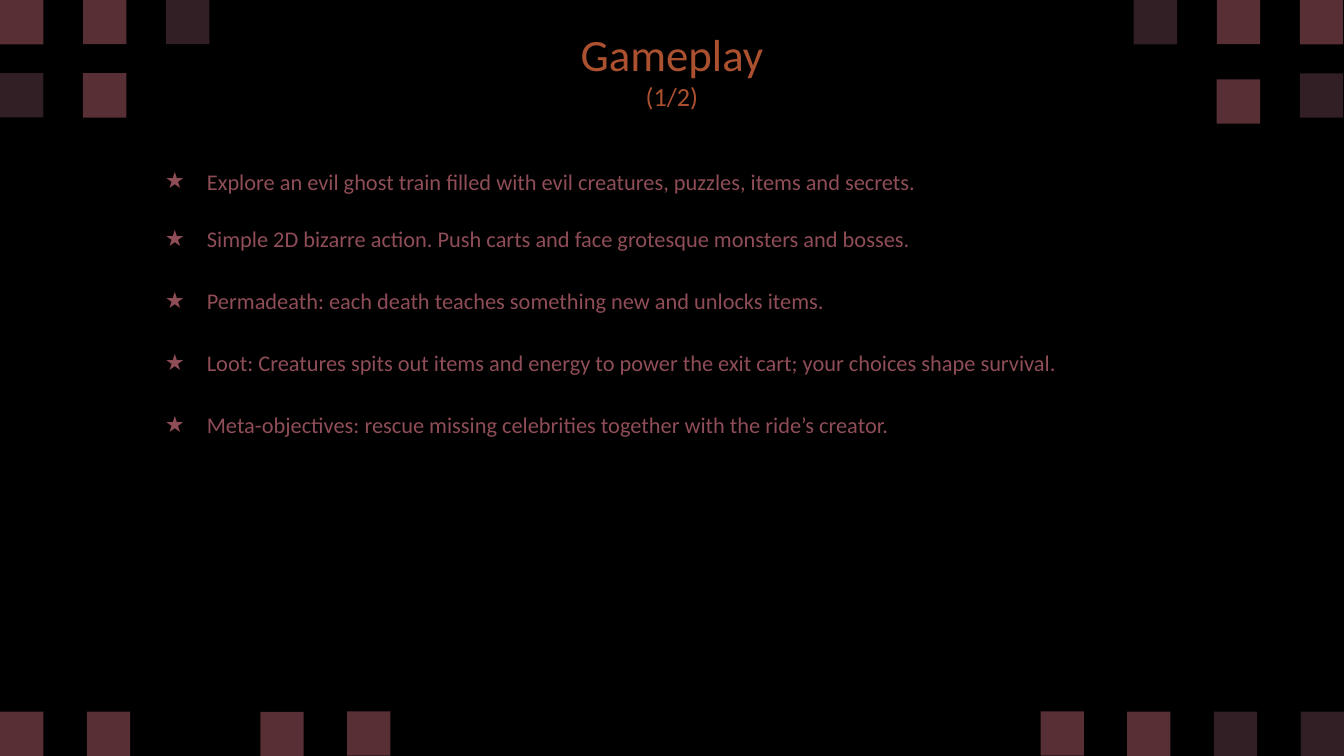
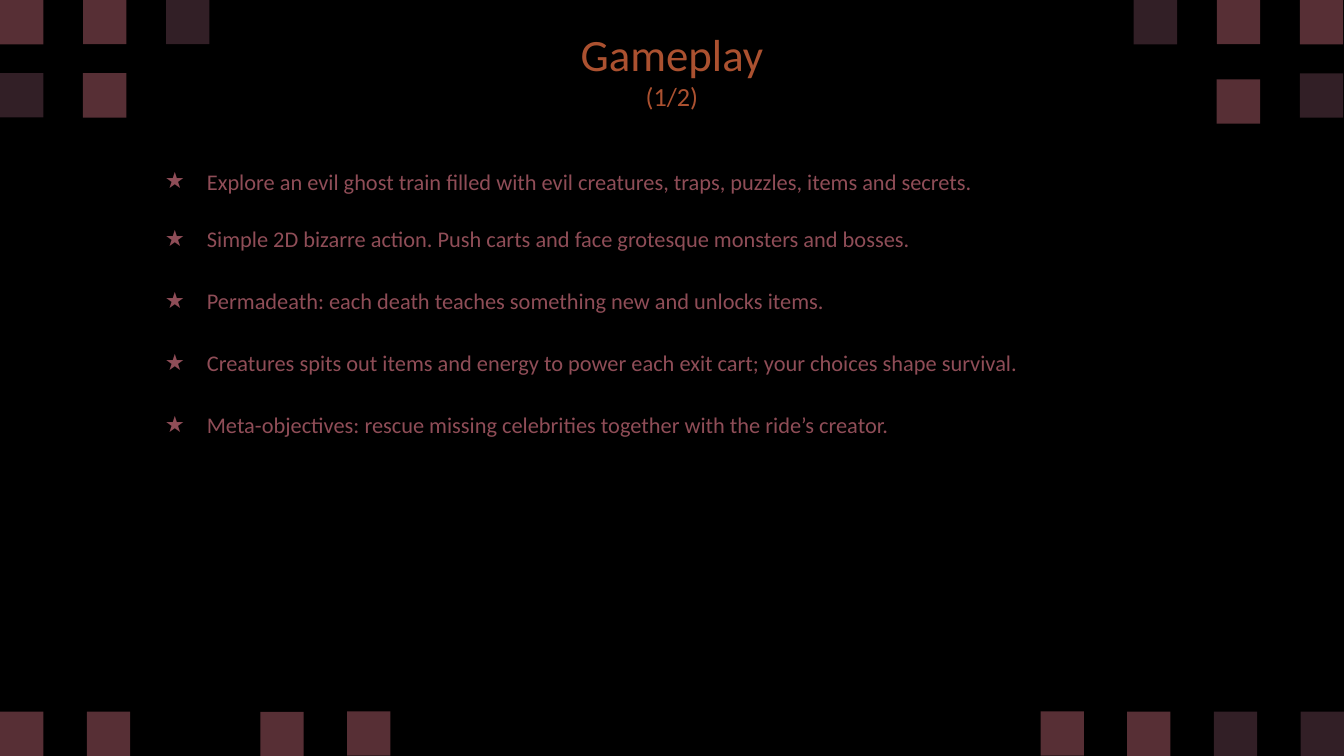
Before and after one commit to diegohcanepa/Remizione, a slide deck: slide 8 of Pitch Deck.pptx. Drawn at 1344x756 pixels with LibreOffice and Linux fonts; fonts in the diff are those of the drawing. Boxes give left, top, right and bottom in pixels: in the first picture for what was removed or moved away, otherwise in the second. Text is boxed around its words. In the diff, an @@ line names an element or a change of style, - is before the commit and + after.

```diff
--- a/Pitch Deck.pptx
+++ b/Pitch Deck.pptx
@@ subtitle at [207,174,972,194]: text changed @@
-★ Explore an evil ghost train filled with evil creatures, puzzles, items and secrets.
+★ Explore an evil ghost train filled with evil creatures, traps, puzzles, items and secrets.
@@ subtitle at [207,355,1017,375]: text changed @@
-★ Loot: Creatures spits out items and energy to power the exit cart; your choices shape survival.
+★ Creatures spits out items and energy to power each exit cart; your choices shape survival.
```
Also in this commit, not shown: 7 other slides changed, 10 slides added, 7 other files.
